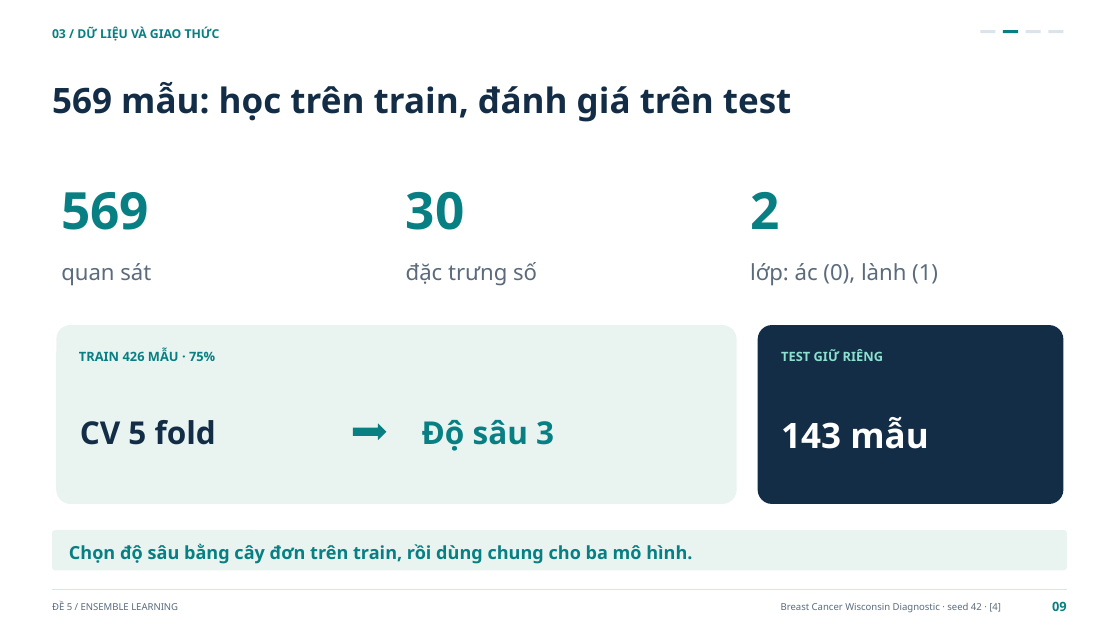
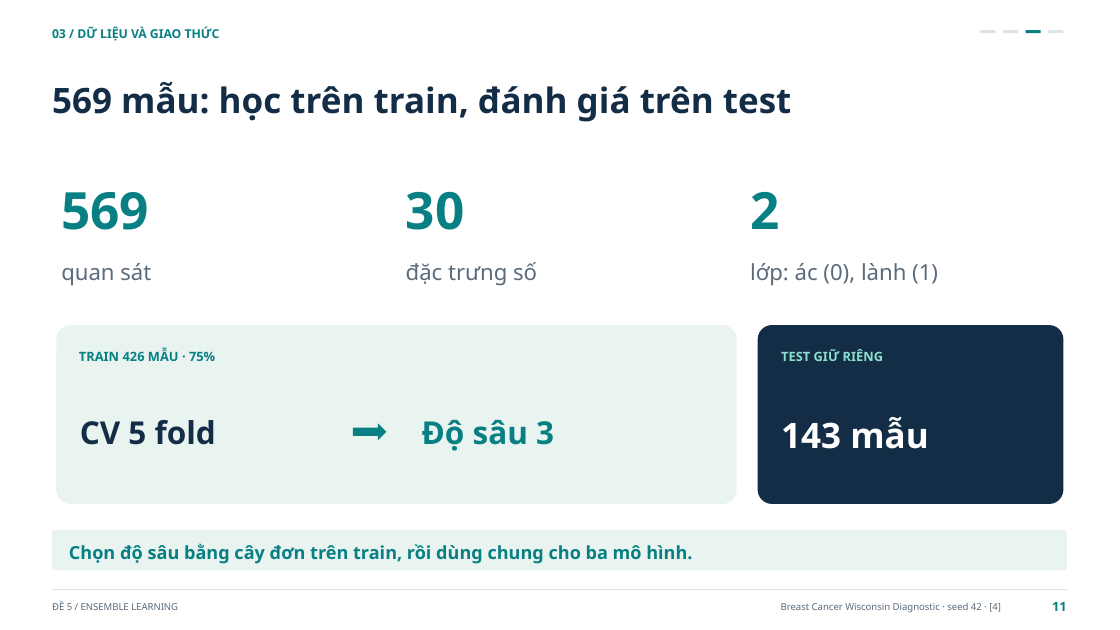
Before and after one commit to Huyngaongow/hocmaygk, a slide deck: slide 11 of De_5_Ensemble_Learning.pptx (slide 9 before the commit). Drawn at 1120x630 pixels with LibreOffice and Linux fonts; fonts in the diff are those of the drawing. Boxes give left, top, right and bottom in pixels: in the first picture for what was removed or moved away, otherwise in the second. Text is boxed around its words. In the diff, an @@ line names an element or a change of style, - is before the commit and + after.

```diff
--- a/De_5_Ensemble_Learning.pptx
+++ b/De_5_Ensemble_Learning.pptx
@@ rectangle at [1003,30,1018,34]: fill #087F82 to #DCE4EB @@
@@ rectangle at [1026,30,1041,34]: fill #DCE4EB to #087F82 @@
@@ text at [1052,602,1067,611]: text changed @@
-09
+11
```
Also in this commit, not shown: 22 other slides changed, 4 slides added, 1 slide removed, 25 other files.
